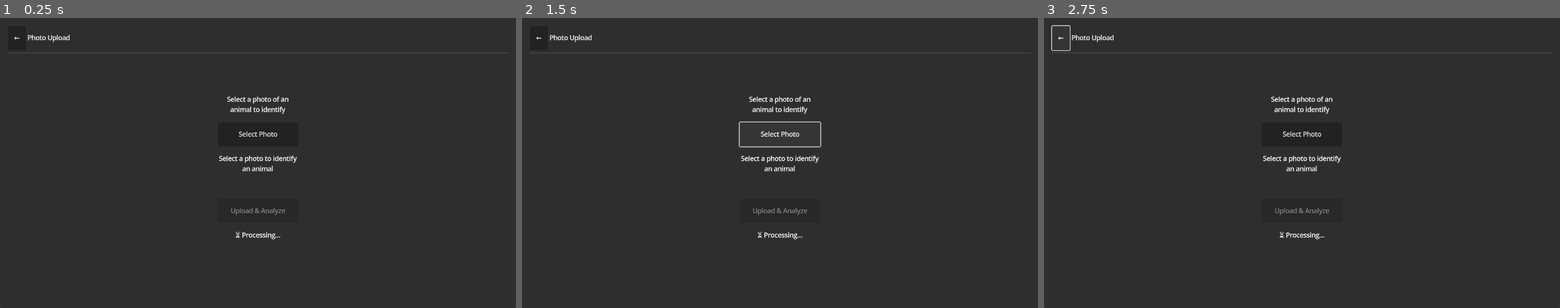
Above: before the commit, frames 1-3 (left to right).
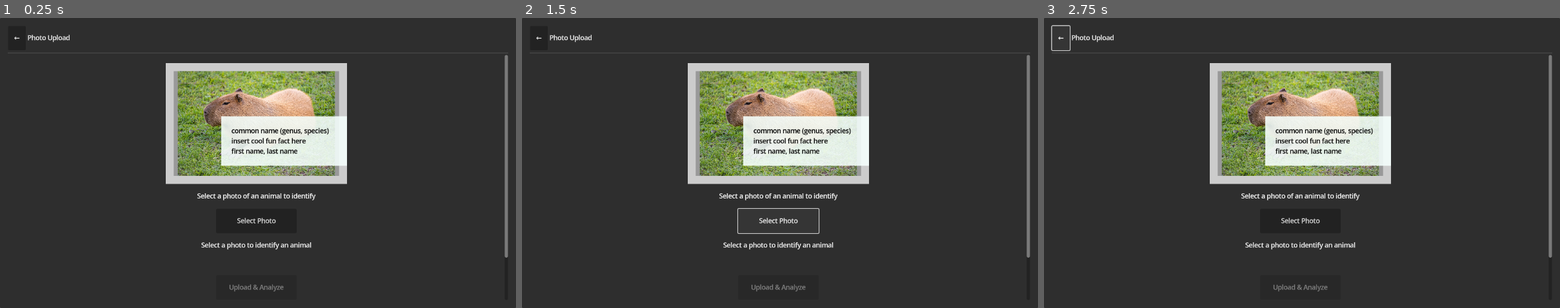
Above: after the commit, the same moments.

Repository: BryanRacic/biologidex
Game: Godot game, scene res://camera.tscn
The game is run twice, just before and just after one commit, with the same random seed, the same clock (stepped at 60 frames per second) and the same inputs. This scene is started directly instead of the project's main scene.
Inputs:
- Up to frame 1 (0.25 s): no input
- Up to frame 2 (1.5 s): click "←" at 0.5 s; click "Select Photo" at 1.25 s
- Up to frame 3 (2.75 s): click "←" at 2 s

The runs differ from the first frame. In frame 1, 16% of the frame differs, in the area x 32-99%, y 12-95%; in frame 2, 16%; in frame 3, 16%.

Commit message:
Photo records!

Diff:
--- a/client/biologidex-client/camera.gd
+++ b/client/biologidex-client/camera.gd
@@ -10,6 +10,9 @@
 @onready var loading_spinner: Label = $Panel/MarginContainer/VBoxContainer/Content/ContentMargin/ContentContainer/LoadingSpinner
 @onready var result_label: Label = $Panel/MarginContainer/VBoxContainer/Content/ContentMargin/ContentContainer/ResultLabel
 @onready var back_button: Button = $Panel/MarginContainer/VBoxContainer/Header/BackButton
+@onready var record_image: Control = $Panel/MarginContainer/VBoxContainer/Content/ContentMargin/ContentContainer/RecordImage
+@onready var aspect_ratio_container: AspectRatioContainer = $Panel/MarginContainer/VBoxContainer/Content/ContentMargin/ContentContainer/RecordImage/AspectRatioContainer
+@onready var record_texture: TextureRect = $Panel/MarginContainer/VBoxContainer/Content/ContentMargin/ContentContainer/RecordImage/AspectRatioContainer/ImageBorder/Image
 
 var file_access_web: FileAccessWeb
 var selected_file_name: String = ""
@@ -61,6 +64,7 @@
 	"""Reset UI to initial state"""
 	upload_button.disabled = true
 	loading_spinner.visible = false
+	record_image.visible = false
 	progress_label.text = ""
 	status_label.text = "Select a photo to identify an animal"
 	status_label.add_theme_color_override("font_color", Color.WHITE)
@@ -95,6 +99,29 @@
 	selected_file_data = Marshalls.base64_to_raw(base64_data)
 	selected_file_name = file_name
 	selected_file_type = file_type
+
+	# Load image into RecordImage
+	var image := Image.new()
+	var image_error := image.load_png_from_buffer(selected_file_data)
+	if image_error != OK:
+		image_error = image.load_jpg_from_buffer(selected_file_data)
+
+	if image_error == OK:
+		var texture := ImageTexture.create_from_image(image)
+		record_texture.texture = texture
+
+		# Update aspect ratio container to match image
+		var img_width: float = float(image.get_width())
+		var img_height: float = float(image.get_height())
+		if img_height > 0.0:
+			var aspect_ratio: float = img_width / img_height
+			aspect_ratio_container.ratio = aspect_ratio
+			print("[Camera] Image aspect ratio: ", aspect_ratio)
+
+		record_image.visible = true
+		print("[Camera] Image loaded into preview")
+	else:
+		print("[Camera] ERROR: Failed to load image for preview: ", image_error)
 
 	# Update UI
 	status_label.text = "Photo selected: %s (%d KB)" % [file_name, selected_file_data.size() / 1024]
--- a/client/biologidex-client/camera.tscn
+++ b/client/biologidex-client/camera.tscn
@@ -1,6 +1,8 @@
-[gd_scene load_steps=2 format=3 uid="uid://camera_scene"]
+[gd_scene load_steps=4 format=3 uid="uid://b12e8gabmy5f0"]
 
-[ext_resource type="Script" path="res://camera.gd" id="1_camera"]
+[ext_resource type="Script" uid="uid://bnhw66vr8io5a" path="res://camera.gd" id="1_camera"]
+[ext_resource type="Script" uid="uid://b3yrk8spm44x" path="res://navigation_manager.gd" id="2_diie0"]
+[ext_resource type="PackedScene" uid="uid://cwxkm5mw4opxq" path="res://record_image.tscn" id="3_qqjab"]
 
 [node name="Camera" type="Control"]
 layout_mode = 3
@@ -71,9 +73,14 @@
 
 [node name="ContentContainer" type="VBoxContainer" parent="Panel/MarginContainer/VBoxContainer/Content/ContentMargin"]
 layout_mode = 2
-size_flags_horizontal = 4
+size_flags_horizontal = 3
 size_flags_vertical = 4
 theme_override_constants/separation = 20
+script = ExtResource("2_diie0")
+
+[node name="RecordImage" parent="Panel/MarginContainer/VBoxContainer/Content/ContentMargin/ContentContainer" instance=ExtResource("3_qqjab")]
+custom_minimum_size = Vector2(0, 300)
+layout_mode = 2
 
 [node name="InstructionLabel" type="Label" parent="Panel/MarginContainer/VBoxContainer/Content/ContentMargin/ContentContainer"]
 layout_mode = 2
@@ -113,3 +120,6 @@
 layout_mode = 2
 horizontal_alignment = 1
 autowrap_mode = 3
+
+[node name="MarginContainer" type="MarginContainer" parent="Panel/MarginContainer/VBoxContainer/Content/ContentMargin/ContentContainer"]
+layout_mode = 2
--- /dev/null
+++ b/client/biologidex-client/record_image.tscn
@@ -0,0 +1,65 @@
+[gd_scene load_steps=5 format=3 uid="uid://cwxkm5mw4opxq"]
+
+[ext_resource type="Texture2D" uid="uid://de58e6gkmcrfw" path="res://resources/test_img.jpeg" id="1_yeq50"]
+
+[sub_resource type="StyleBoxFlat" id="StyleBoxFlat_yeq50"]
+border_width_left = 20
+border_width_top = 20
+border_width_right = 20
+border_width_bottom = 20
+
+[sub_resource type="StyleBoxFlat" id="StyleBoxFlat_eheay"]
+bg_color = Color(0.9605384, 1.007952, 0.9881963, 0.88235295)
+expand_margin_right = 20.0
+
+[sub_resource type="LabelSettings" id="LabelSettings_yeq50"]
+font_color = Color(0, 0, 0, 1)
+
+[node name="RecordImage" type="Control"]
+layout_mode = 3
+anchors_preset = 0
+size_flags_horizontal = 3
+
+[node name="AspectRatioContainer" type="AspectRatioContainer" parent="."]
+layout_mode = 1
+anchors_preset = 15
+anchor_right = 1.0
+anchor_bottom = 1.0
+grow_horizontal = 2
+grow_vertical = 2
+size_flags_horizontal = 4
+ratio = 1.5
+
+[node name="ImageBorder" type="PanelContainer" parent="AspectRatioContainer"]
+layout_mode = 2
+theme_override_styles/panel = SubResource("StyleBoxFlat_yeq50")
+
+[node name="Image" type="TextureRect" parent="AspectRatioContainer/ImageBorder"]
+layout_mode = 2
+texture = ExtResource("1_yeq50")
+expand_mode = 3
+stretch_mode = 5
+
+[node name="RecordMargin" type="MarginContainer" parent="AspectRatioContainer/ImageBorder"]
+layout_mode = 2
+theme_override_constants/margin_bottom = 25
+
+[node name="RecordBackground" type="PanelContainer" parent="AspectRatioContainer/ImageBorder/RecordMargin"]
+layout_mode = 2
+size_flags_horizontal = 8
+size_flags_vertical = 8
+theme_override_styles/panel = SubResource("StyleBoxFlat_eheay")
+
+[node name="RecordTextMargin" type="MarginContainer" parent="AspectRatioContainer/ImageBorder/RecordMargin/RecordBackground"]
+layout_mode = 2
+theme_override_constants/margin_left = 25
+theme_override_constants/margin_top = 25
+theme_override_constants/margin_right = 25
+theme_override_constants/margin_bottom = 25
+
+[node name="RecordLabel" type="Label" parent="AspectRatioContainer/ImageBorder/RecordMargin/RecordBackground/RecordTextMargin"]
+layout_mode = 2
+text = "common name (genus, species)
+insert cool fun fact here
+first name, last name"
+label_settings = SubResource("LabelSettings_yeq50")
Binary file added: client/biologidex-client/resources/test_img.jpeg
Not shown, added: client/biologidex-client/resources/test_img.jpeg.import
Not shown, changed: CLAUDE.md
Not shown, changed: client/README.md
